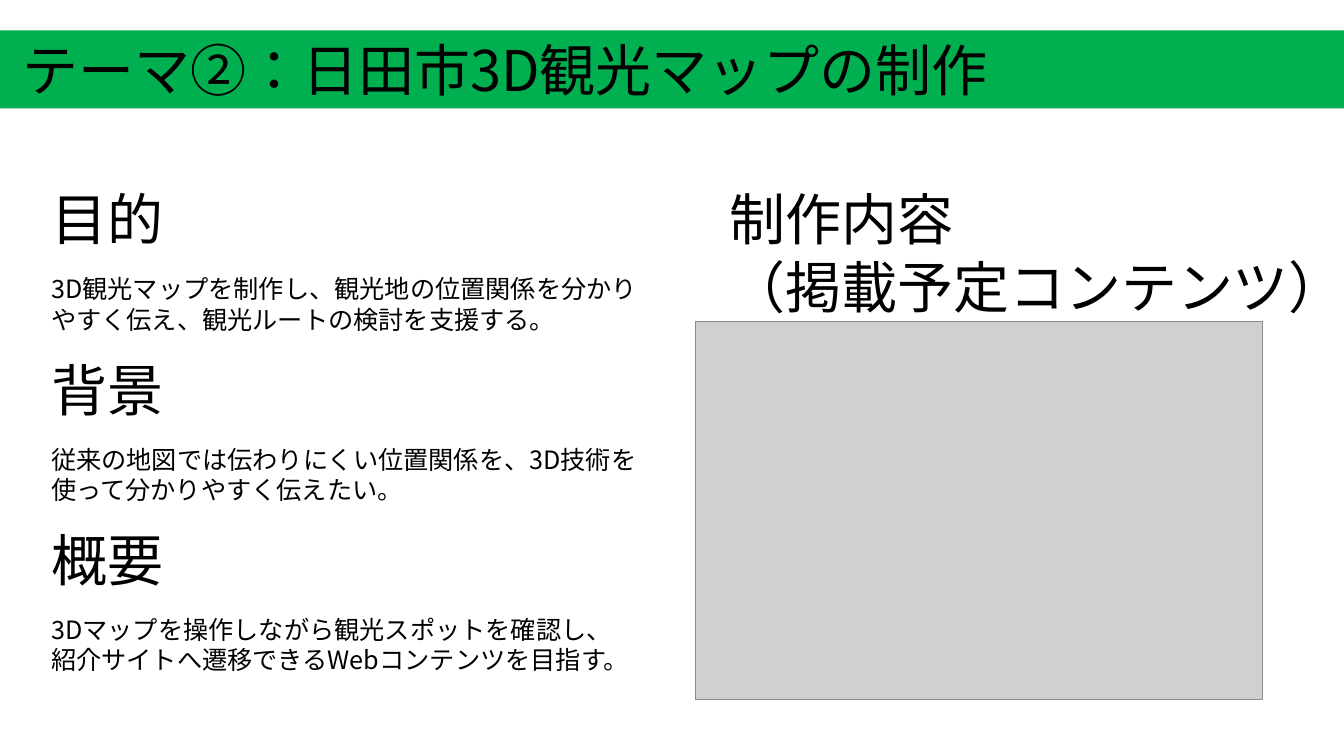
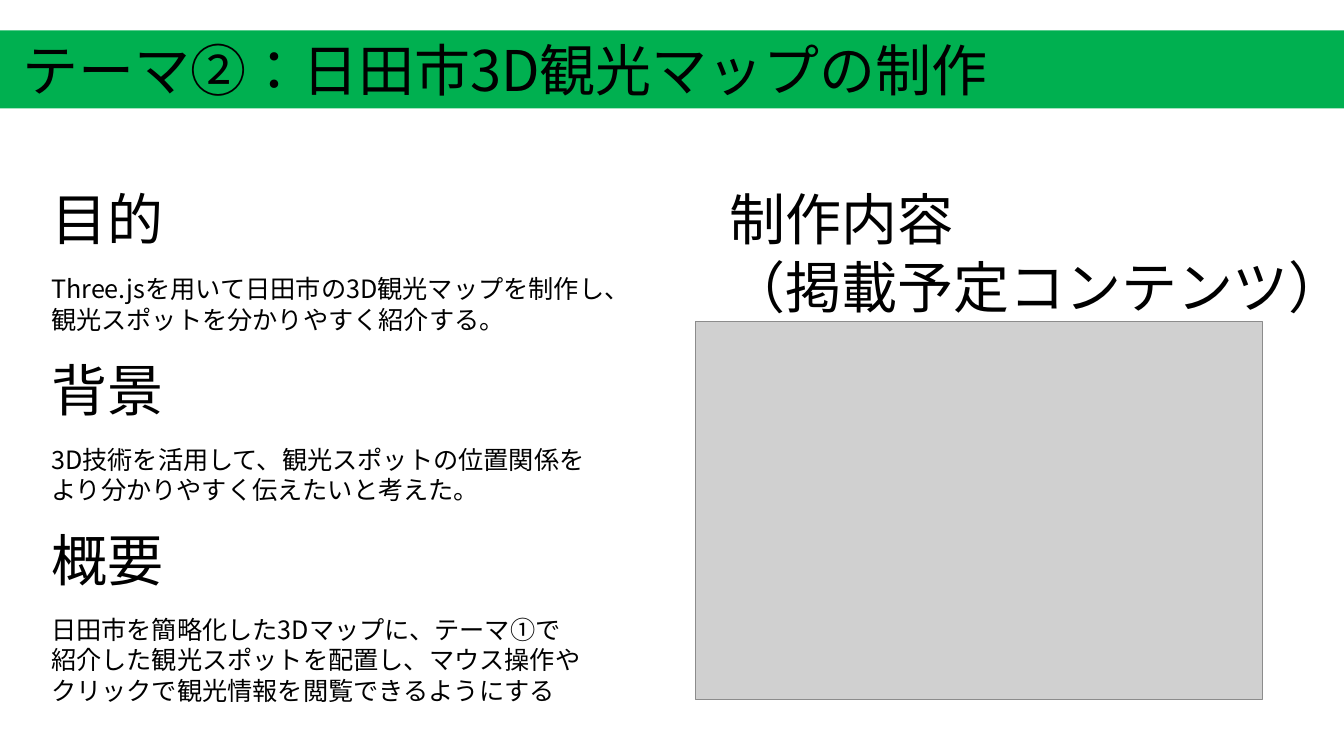
Before and after one commit to ckg25098-lang/zemi, a slide deck: slide 5 of 中間発表.pptx. Drawn at 1344x756 pixels with LibreOffice and Linux fonts; fonts in the diff are those of the drawing; grey boxes stand for pictures. Boxes give left, top, right and bottom in pixels: in the first picture for what was removed or moved away, otherwise in the second. Text is boxed around its words. In the diff, an @@ line names an element or a change of style, - is before the commit and + after.

```diff
--- a/中間発表.pptx
+++ b/中間発表.pptx
@@ text at <box>51,276,629,331</box>: text changed @@
-3D観光マップを制作し、観光地の位置関係を分かり
-やすく伝え、観光ルートの検討を支援する。
+Three.jsを用いて日田市の3D観光マップを制作し、
+観光スポットを分かりやすく紹介する。
@@ text at <box>51,447,584,501</box>: text changed @@
-従来の地図では伝わりにくい位置関係を、3D技術を
-使って分かりやすく伝えたい。
+3D技術を活用して、観光スポットの位置関係を
+より分かりやすく伝えたいと考えた。
@@ text at <box>51,617,580,702</box>: text changed @@
-3Dマップを操作しながら観光スポットを確認し、
-紹介サイトへ遷移できるWebコンテンツを目指す。
+日田市を簡略化した3Dマップに、テーマ①で
+紹介した観光スポットを配置し、マウス操作や
+クリックで観光情報を閲覧できるようにする
```
Also in this commit, not shown: 2 other slides changed, 3 other files.
